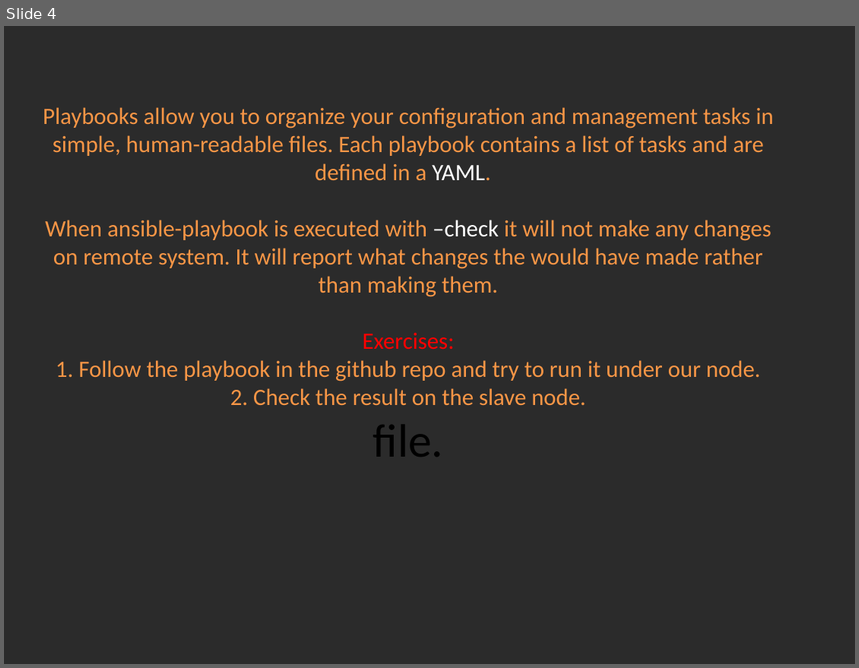
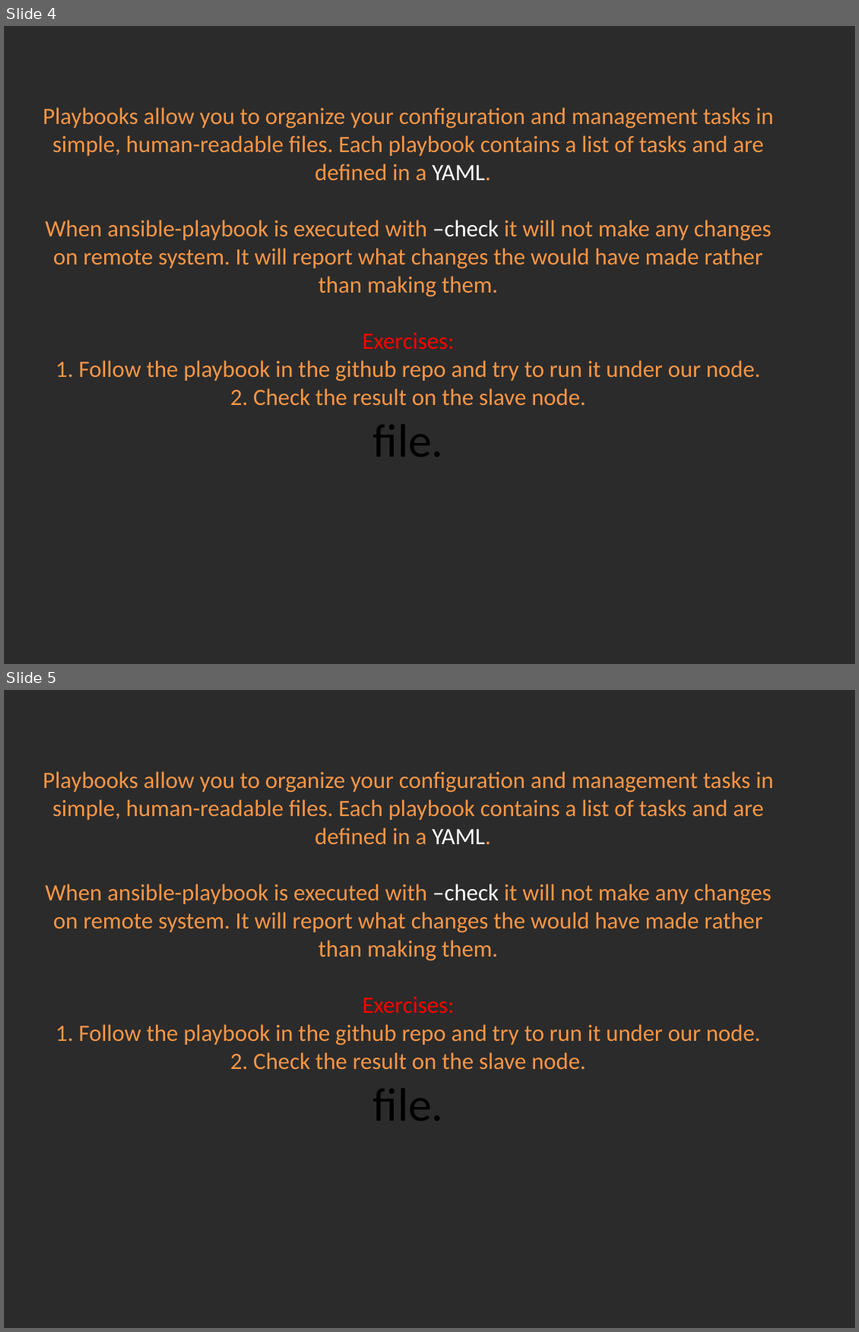
Before and after one commit to Academy-Soft-Intellect/Linux-Course, a slide deck: 16.ConfigurationManagement_With_Ansible/16-Conf_Man_Ansible.pptx. Shown one above the other, each under a label of ours: slide 4 before the commit, slides 4 and 5 after it. The pictures are 859x668 and 859x1332 pixels, drawn with LibreOffice and Linux fonts; fonts in the diff are those of the drawing; background and template pictures are left out; a plain dark background stands for a picture behind light text. Boxes give left, top, right and bottom in pixels: in the first picture for what was removed or moved away, otherwise in the second. Text is boxed around its words. In the diff, an @@ line names an element or a change of style, - is before the commit and + after.

Commit message:
ANsible.

```diff
--- a/16.ConfigurationManagement_With_Ansible/16-Conf_Man_Ansible.pptx
+++ b/16.ConfigurationManagement_With_Ansible/16-Conf_Man_Ansible.pptx
@@ slide 5 added at box(4, 690, 855, 1328), background picture (left out) @@
@@ title added at box(43, 771, 774, 1121), 19.8 pt, text #F79646 @@
+Playbooks allow you to organize your configuration and management tasks in simple, human-readable files. Each playbook contains a list of tasks and are defined in a YAML.
+When ansible-playbook is executed with –check it will not make any changes on remote system. It will report what changes the would have made rather than making them.
+Exercises:
+1. Follow the playbook in the github repo and try to run it under our node.
+2. Check the result on the slave node.
+file.
```
Also in this commit, not shown: 1 slide changed.
